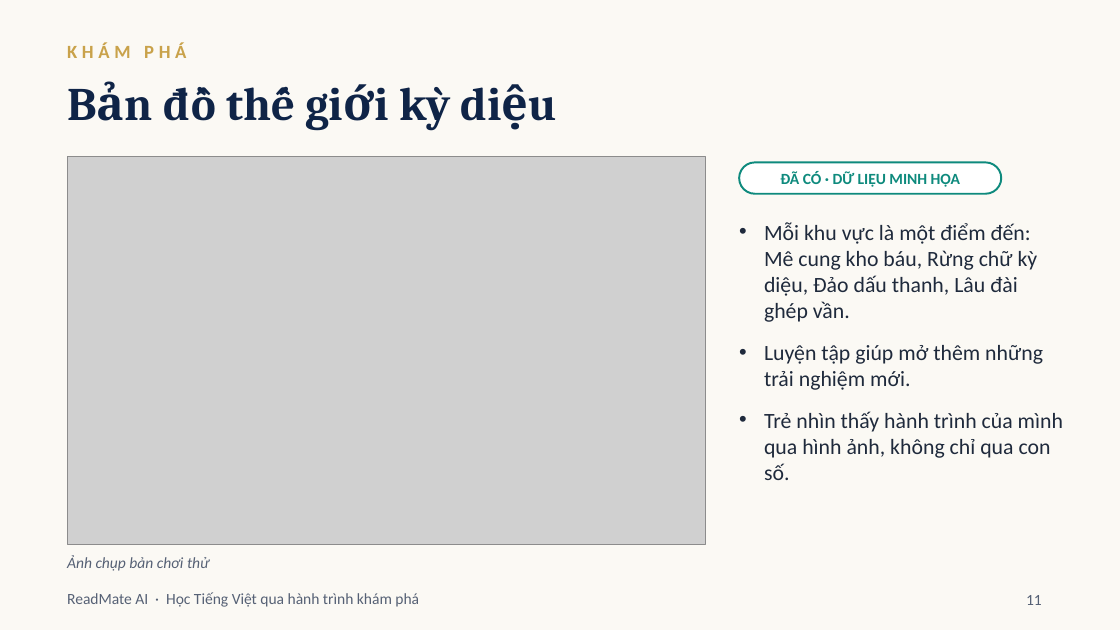
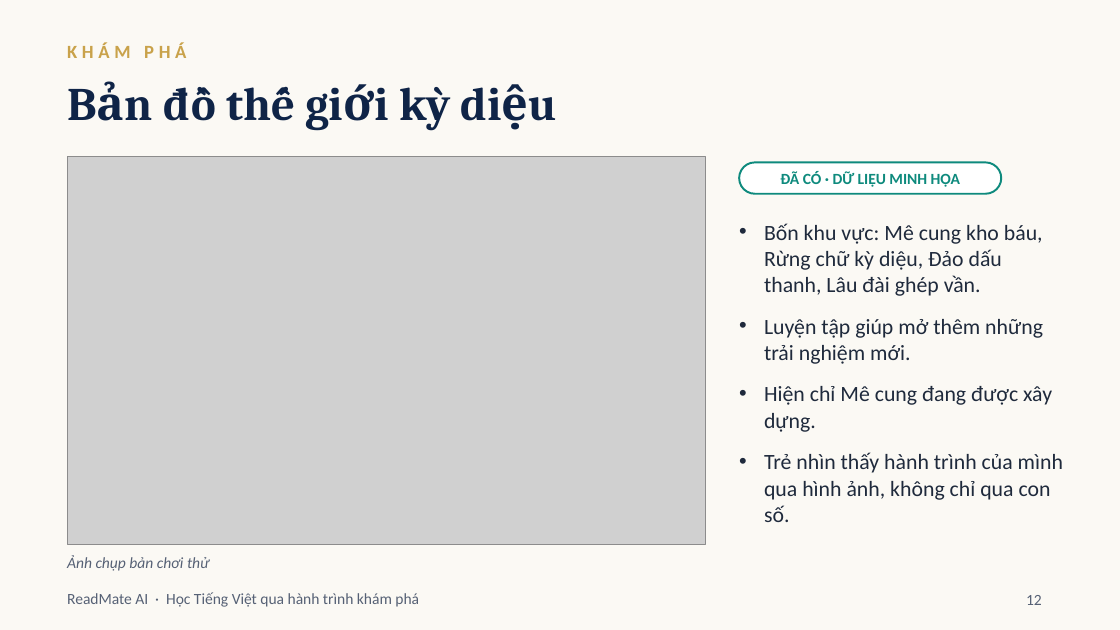
Before and after one commit to ThaiTaka/ReadMateAI, a slide deck: slide 12 of docs/presentations/ReadMateAI_BaoCaoDuAn.pptx (slide 11 before the commit). Drawn at 1120x630 pixels with LibreOffice and Linux fonts; fonts in the diff are those of the drawing; grey boxes stand for pictures. Boxes give left, top, right and bottom in pixels: in the first picture for what was removed or moved away, otherwise in the second. Text is boxed around its words. In the diff, an @@ line names an element or a change of style, - is before the commit and + after.

```diff
--- a/docs/presentations/ReadMateAI_BaoCaoDuAn.pptx
+++ b/docs/presentations/ReadMateAI_BaoCaoDuAn.pptx
@@ text at (x1=764, y1=223, x2=1043, y2=296): text changed @@
-• Mỗi khu vực là một điểm đến: Mê cung kho báu, Rừng chữ kỳ diệu, Đảo dấu thanh, Lâu đài ghép vần.
+• Bốn khu vực: Mê cung kho báu, Rừng chữ kỳ diệu, Đảo dấu thanh, Lâu đài ghép vần.
@@ text at (x1=764, y1=386, x2=1052, y2=432): paragraph added @@
+• Hiện chỉ Mê cung đang được xây dựng.
@@ page number at (x1=1026, y1=595, x2=1042, y2=605): text changed @@
-11
+12
```
Also in this commit, not shown: 7 other slides changed, 3 slides added, 2 slides removed, 10 other files.
